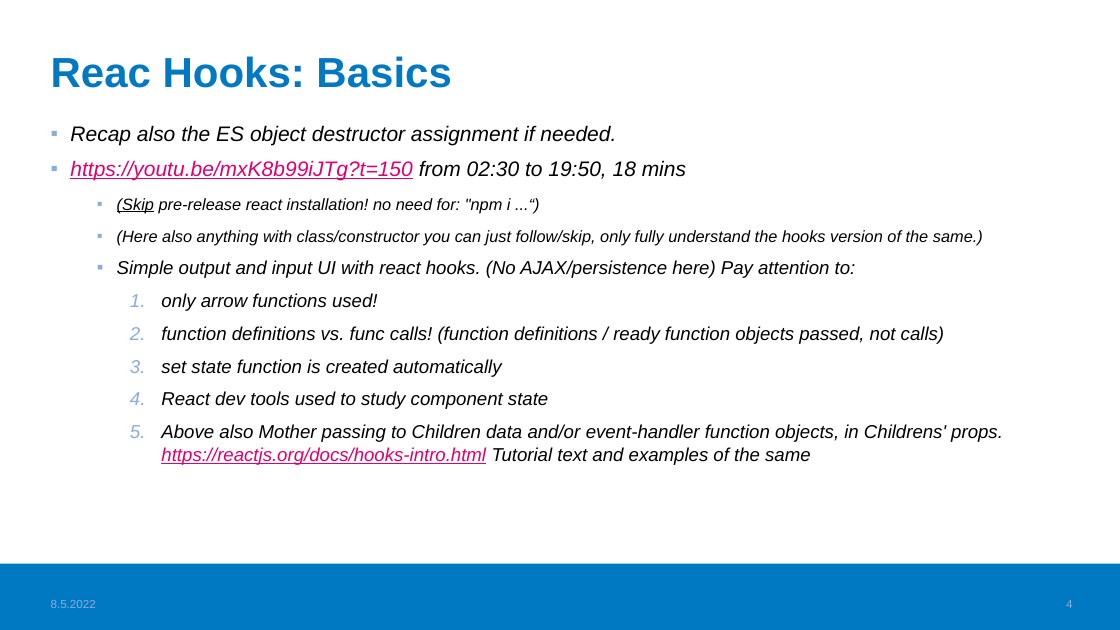
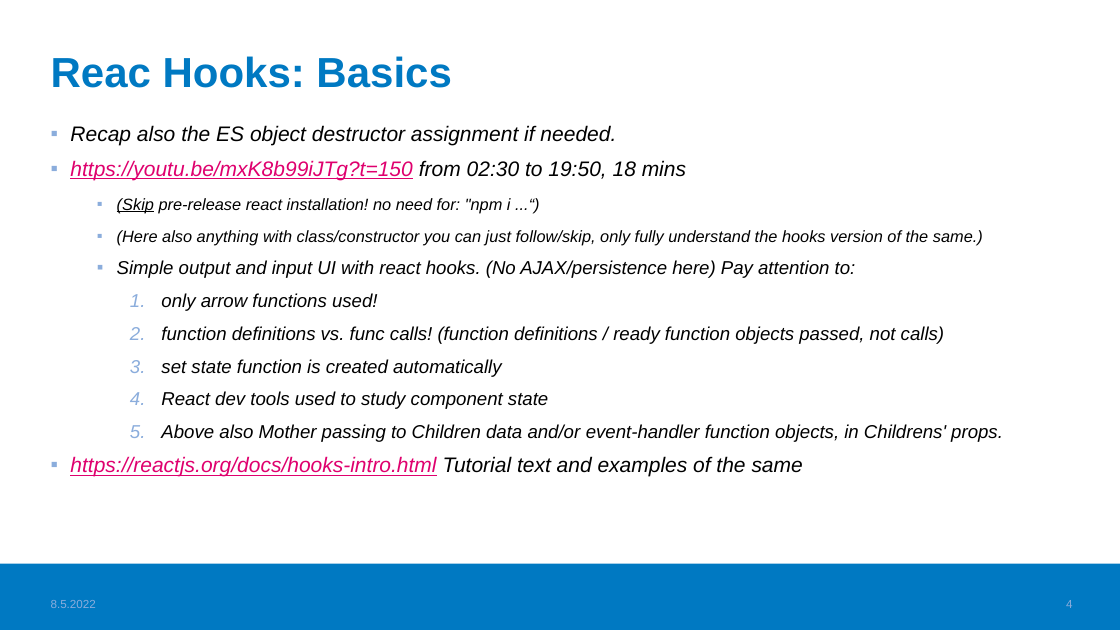
Before and after one commit to valju/docs_frontend_design, a slide deck: slide 4 of FrontendStuff_ForExam.pptx. Drawn at 1120x630 pixels with LibreOffice and Linux fonts; fonts in the diff are those of the drawing; background and template pictures are left out. Boxes give left, top, right and bottom in pixels: in the first picture for what was removed or moved away, otherwise in the second. Text is boxed around its words. In the diff, an @@ line names an element or a change of style, - is before the commit and + after.

```diff
--- a/FrontendStuff_ForExam.pptx
+++ b/FrontendStuff_ForExam.pptx
@@ text at [70,424,1003,477]: text changed @@
-    5. Above also Mother passing to Children data and/or event-handler function objects, in Childrens' props.
-       https://reactjs.org/docs/hooks-intro.html Tutorial text and examples of the same
+    5. Above also Mother passing to Children data and/or event-handler function objects, in Childrens' props.
+▪ https://reactjs.org/docs/hooks-intro.html Tutorial text and examples of the same
```
Also in this commit, not shown: 5 other slides changed, 1 slide added, 1 other file.
